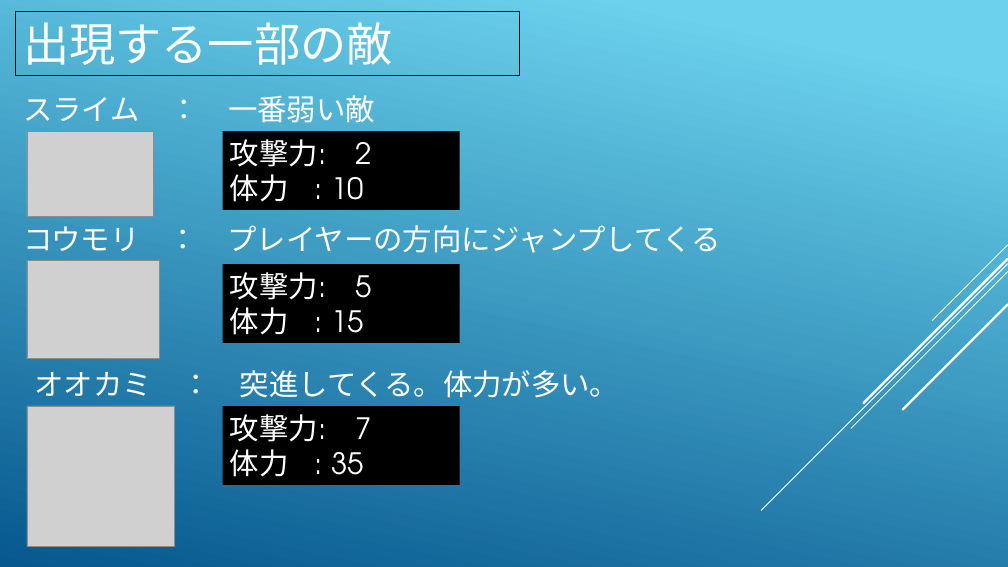
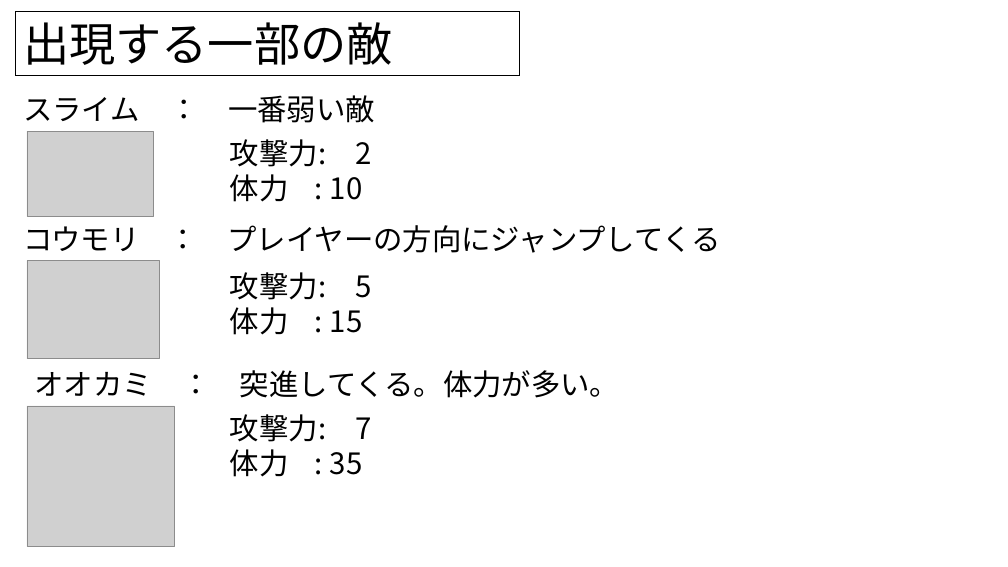
Before and after one commit to KawanoTakumi/2B-Team, a slide deck: slide 6 of Back To Home.pptx. Drawn at 1008x567 pixels with LibreOffice and Linux fonts; fonts in the diff are those of the drawing; grey boxes stand for pictures. Boxes give left, top, right and bottom in pixels: in the first picture for what was removed or moved away, otherwise in the second. Text is boxed around its words. In the diff, an @@ line names an element or a change of style, - is before the commit and + after.

```diff
--- a/Back To Home.pptx
+++ b/Back To Home.pptx
@@ background gradient #6ED2EB to #06588E to #FFFFFF @@
@@ group removed at [761,245,1008,510]: 5 lines @@
@@ font TeX Gyre Adventor to Noto Sans CJK JP, text colour #FFFFFF to #000000 in 4 elements at [16,12,520,76], [23,95,375,123], [23,225,721,253], [34,370,619,398] @@
@@ 3 texts: place and size @@
-3 texts at [222,131,460,485]
+3 texts at [230,139,372,477]
@@ font TeX Gyre Adventor to Noto Sans CJK JP, text colour #FFFFFF to #000000; fill #000000 to none in 3 elements at [230,139,372,202], [230,272,372,335], [230,414,372,477] @@
```
Also in this commit, not shown: 6 other slides changed.
